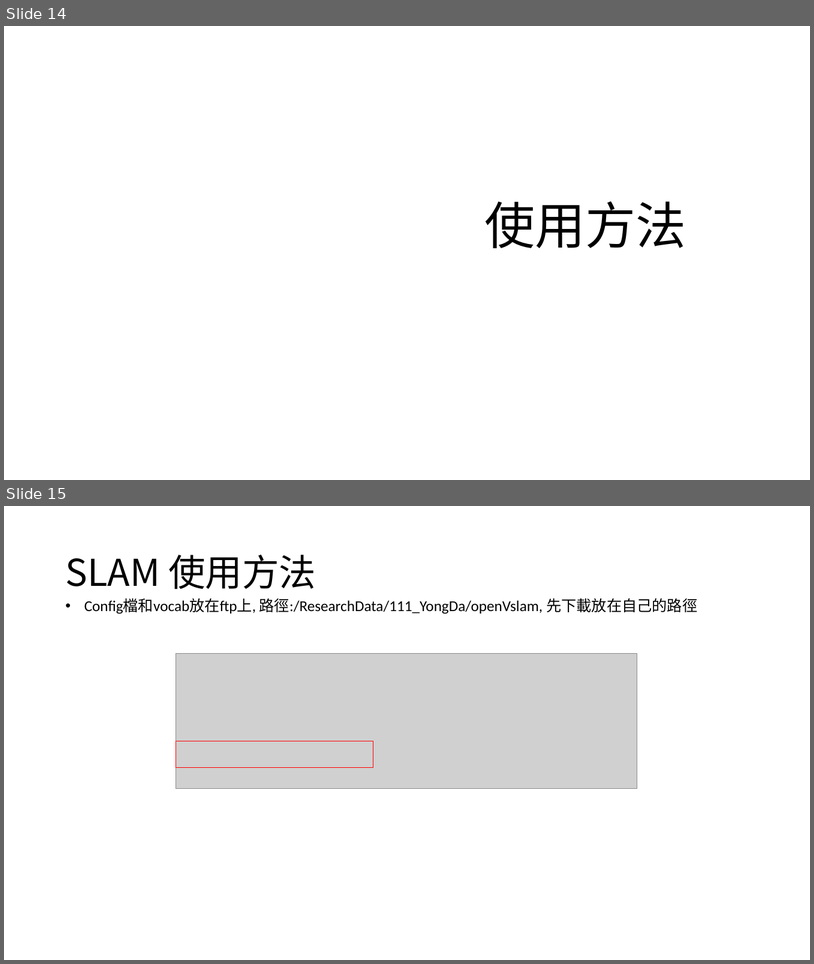
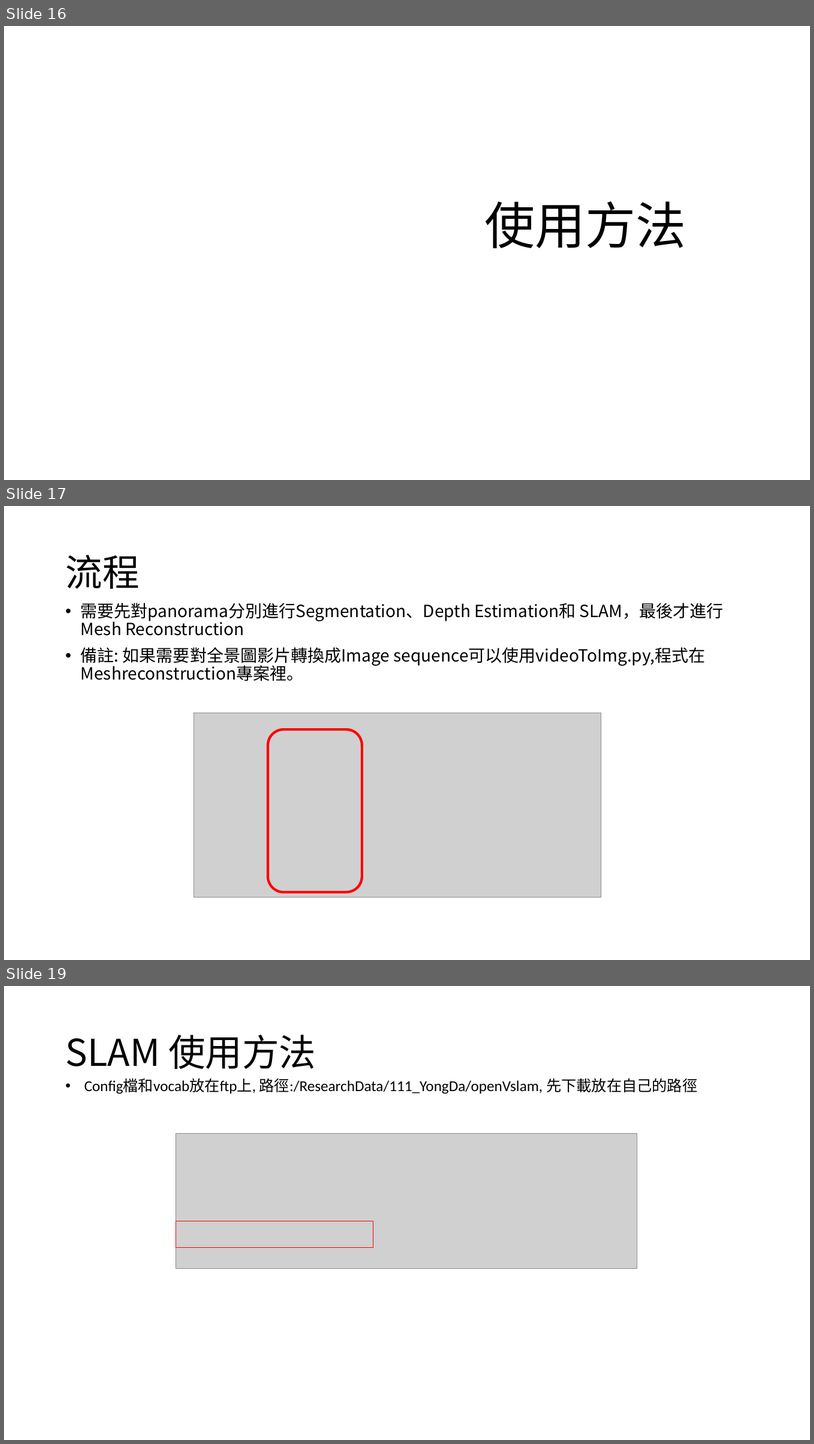
Before and after one commit to dada97/MeshReconstruction_SLAM, a slide deck: 說明文件.pptx. Shown one above the other, each under a label of ours: slides 14 and 15 before the commit, slides 16, 17 and 19 after it; the slides between them are not shown. The pictures are 814x964 and 814x1444 pixels, drawn with LibreOffice and Linux fonts; fonts in the diff are those of the drawing; grey boxes stand for pictures; background and template pictures are left out. Boxes give left, top, right and bottom in pixels: in the first picture for what was removed or moved away, otherwise in the second. Text is boxed around its words. In the diff, an @@ line names an element or a change of style, - is before the commit and + after.

```diff
--- a/說明文件.pptx
+++ b/說明文件.pptx
@@ slide 17 added at bbox=[4, 506, 810, 960], background picture (left out) @@
@@ title added at bbox=[65, 555, 139, 589], 44 pt, text #000000 @@
+流程
@@ text added at bbox=[81, 603, 724, 681], 20 pt, text #000000 @@
+• 需要先對panorama分別進行Segmentation、Depth Estimation和 SLAM，最後才進行Mesh Reconstruction
+• 備註: 如果需要對全景圖影片轉換成Image sequence可以使用videoToImg.py,程式在Meshreconstruction專案裡。
@@ picture added at bbox=[194, 713, 602, 897] @@
@@ rounded rectangle added at bbox=[269, 729, 363, 892], outline #FF0000 3 pt @@
@@ what was slide 14 is now slide 16 @@
@@ what was slide 15 is now slide 19 @@
```
Also in this commit, not shown: 5 slides changed, 2 other slides added, 3 slides removed, 3 other files.
